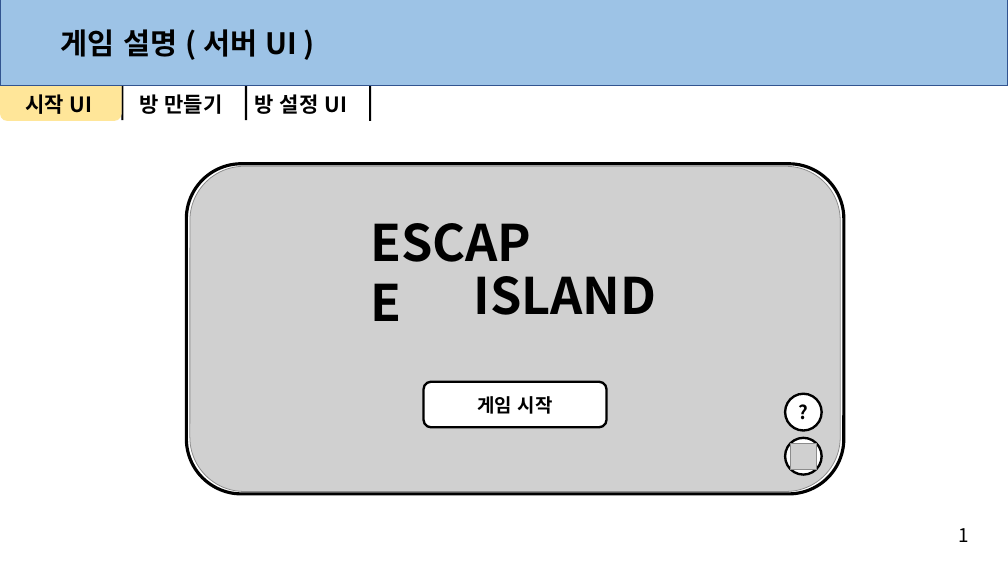
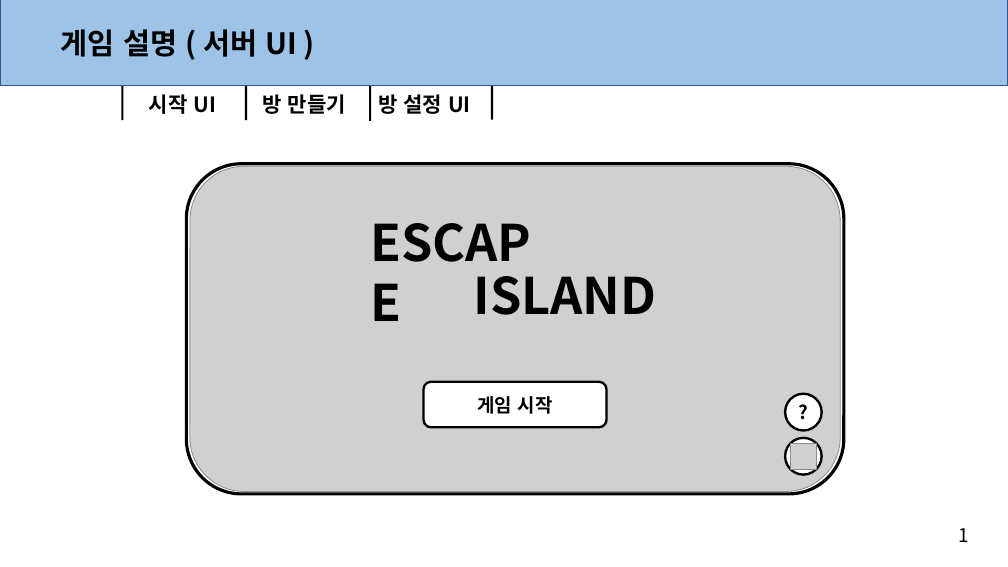
Before and after one commit to anglik0370/EscapeIsland, a slide deck: slide 4 of Document/UI/서버 UI.pptx (slide 2 before the commit). Drawn at 1008x567 pixels with LibreOffice and Linux fonts; fonts in the diff are those of the drawing; grey boxes stand for pictures. Boxes give left, top, right and bottom in pixels: in the first picture for what was removed or moved away, otherwise in the second. Text is boxed around its words. In the diff, an @@ line names an element or a change of style, - is before the commit and + after.

```diff
--- a/Document/UI/서버 UI.pptx
+++ b/Document/UI/서버 UI.pptx
@@ rounded rectangle removed at (x1=0, y1=78, x2=122, y2=121) @@
@@ 3 texts moved together from (x1=25, y1=94, x2=348, y2=114) to (x1=149, y1=94, x2=471, y2=114) @@
@@ rectangle added at (x1=491, y1=84, x2=493, y2=120), fill #000000 @@
```
Also in this commit, not shown: 2 other slides changed, 2 slides added, 3 other files.
